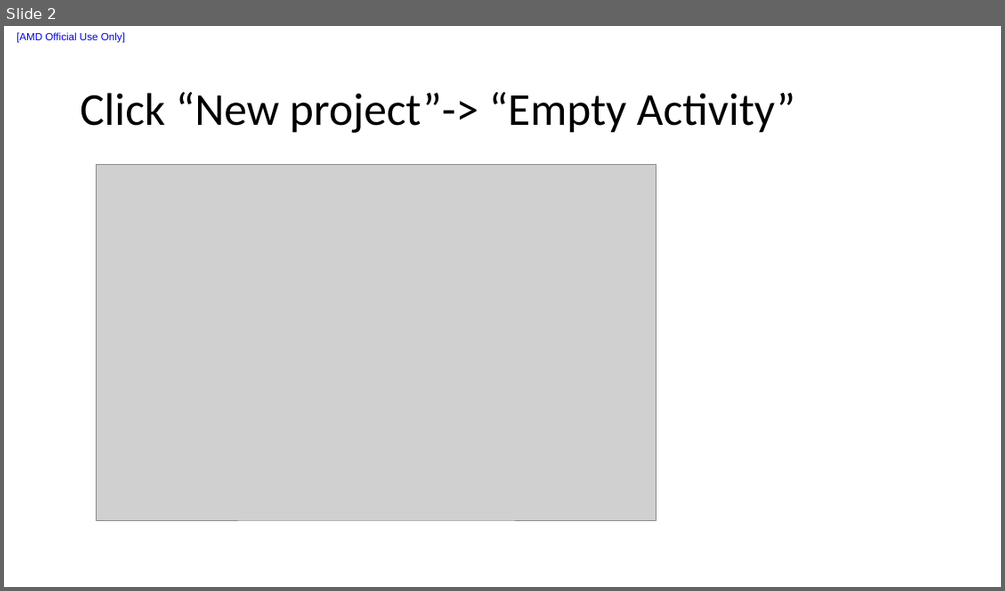
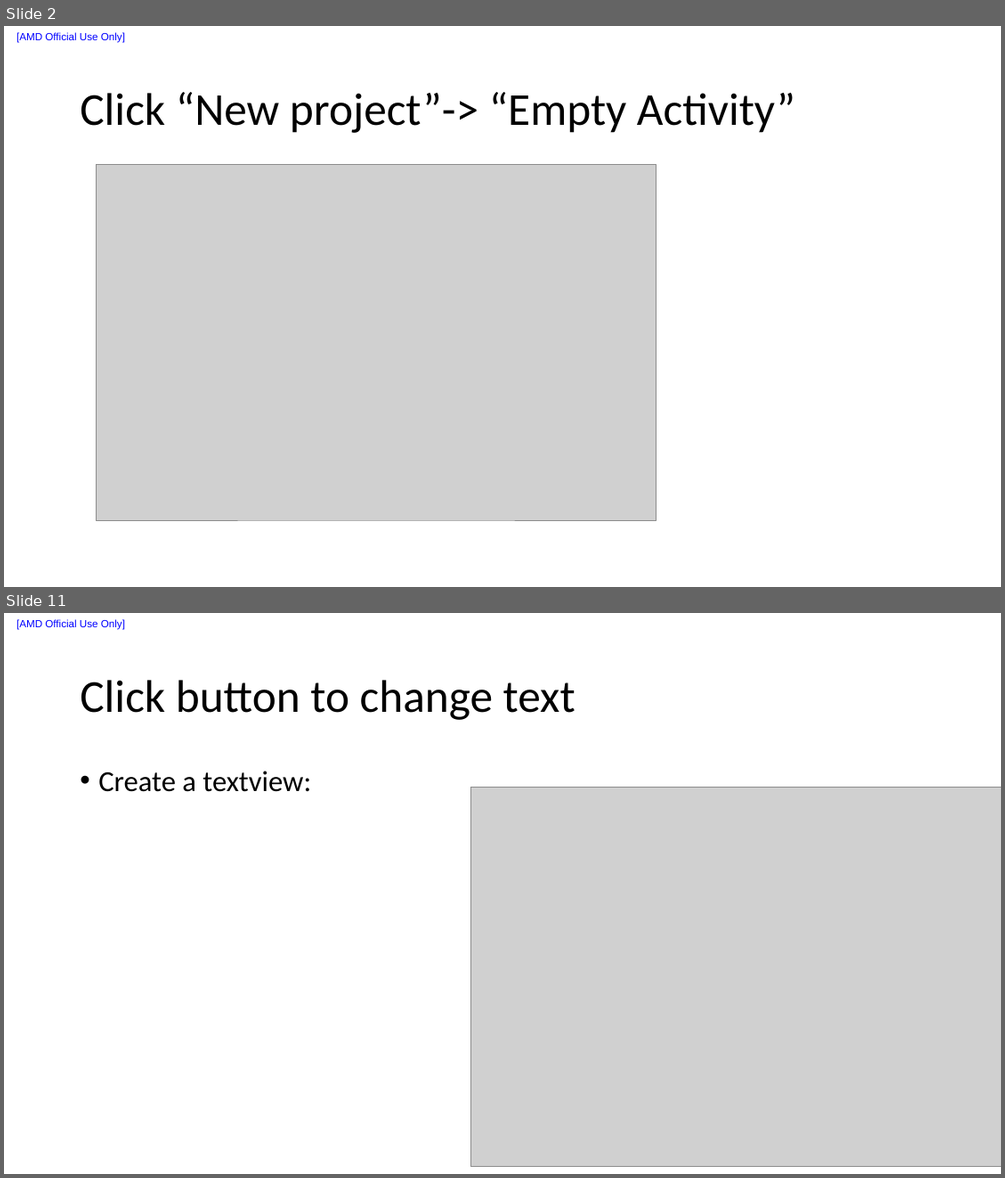
Before and after one commit to liuxu-github-ui/Java, a slide deck: Android studio/Notes.pptx. Shown one above the other, each under a label of ours: slide 2 before the commit, slides 2 and 11 after it; the slides between them are not shown. The pictures are 1005x591 and 1005x1178 pixels, drawn with LibreOffice and Linux fonts; fonts in the diff are those of the drawing; grey boxes stand for pictures. Boxes give left, top, right and bottom in pixels: in the first picture for what was removed or moved away, otherwise in the second. Text is boxed around its words. In the diff, an @@ line names an element or a change of style, - is before the commit and + after.

```diff
--- a/Android studio/Notes.pptx
+++ b/Android studio/Notes.pptx
@@ slide 11 added at box(4, 613, 1001, 1174), background #FFFFFF; not listed: 1 template element that a slide beside it also shows @@
@@ title added at box(80, 680, 575, 720), 44 pt, text #000000 @@
+Click button to change text
@@ text added at box(98, 771, 311, 792), 28 pt, text #000000 @@
+• Create a textview:
@@ picture added at box(471, 787, 1001, 1166) @@
```
Also in this commit, not shown: 23 other slides added, 1 other file.
